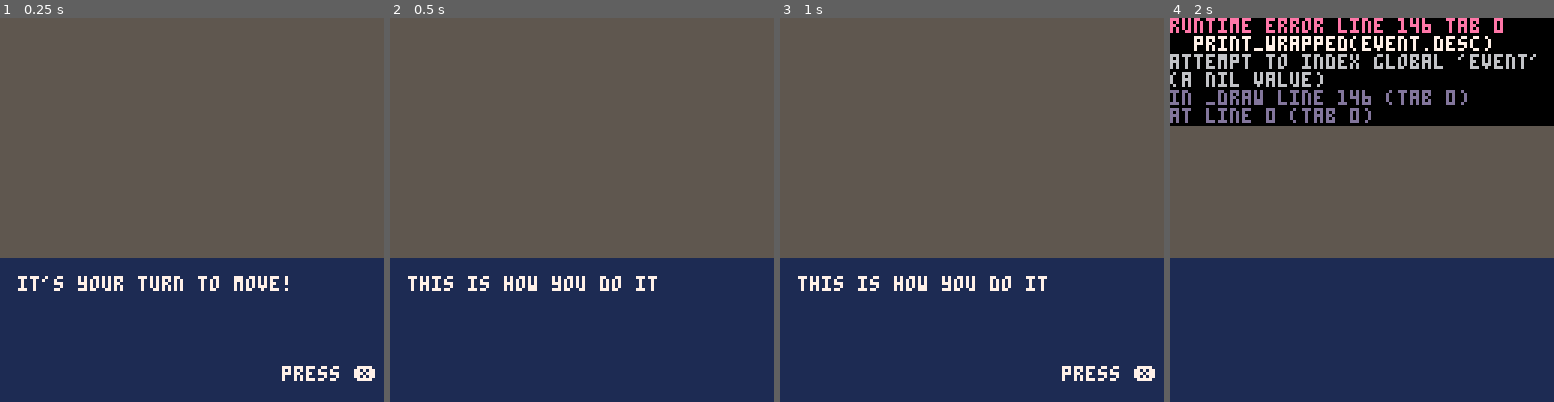
Above: before the commit, frames 1-4 (left to right).
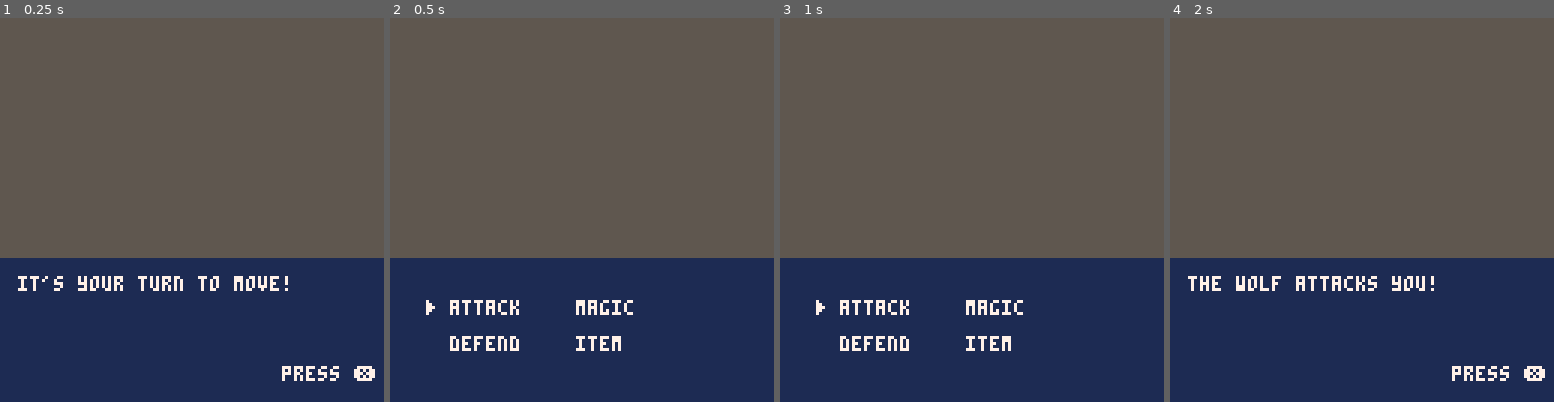
Above: after the commit, the same moments.

Repository: pixegami/wolfhunter
Game: PICO-8 cartridge moonshot.p8
Two runs of this game, one before a commit and one after it. Both use one fixed random seed, a clock stepped at 60 frames per second and the inputs below.
Inputs:
- Up to frame 1 (0.25 s): no input
- Up to frame 2 (0.5 s): tap X (X key) at 0.33 s
- Up to frame 3 (1 s): tap O (Z key) at 0.7 s
- Up to frame 4 (2 s): tap X (X key) at 1.07, 1.85 s; hold Right from 1.6 s (still down); tap O (Z key) at 1.7 s

Frame 1 is identical in both runs. In frame 2, 2.2% of the frame differs, in the area x 4-70%, y 67-87%; in frame 3, 2.7%; in frame 4, 30%, in the area x 0-100%, y 0-95%.
Error before the commit: runtime error line 146 tab 0; print_wrapped(event.desc); attempt to index global 'event' (a nil value)

Commit message:
Added events and game-state. Players take turn.

Diff:
--- a/moonshot.p8
+++ b/moonshot.p8
@@ -9,44 +9,83 @@
 narrator_index = 1
 
 menu_index = {x=1, y=1}
-
--- One of menu | info
-phase = "menu"
-
 f_count = 0
 
--- history={"red attacks blue for 10 damage and blue faints!","item2","item3"}
-example_lines = {
- "this is an example of a very long sentence. try to break this up!",
- "we should really do something about that.",
- "what did you say?"
-}
-
-function new_event(desc)
+function new_event(type, desc)
   -- Create an "event" object.
   event = {
+    type = type,
     desc = desc,
-    e = nil
+    next = nil
   }
   return event
 end
 
+-- game state
+function new_game_state()
+  local state = {
+    player = new_unit("player", 100, new_event("menu", "")),
+    enemy = new_unit("wolf", 120, new_event("story", "the wolf attacks you!")),
+    is_player_turn = true
+  }
+
+  state.current_unit = function(this)
+    if this.is_player_turn then
+      return this.player
+    else
+      return this.enemy
+    end
+  end
+
+  state.start_turn = function(this, is_player_turn)
+    this.is_player_turn = is_player_turn
+    sequence:add(this:current_unit().event)
+    sequence:add(new_event("end_turn"))
+  end
+
+  state.switch_turn = function(this)
+    this:start_turn(not this.is_player_turn)
+    sequence:next()
+  end
+
+  return state
+end
+
+-- units
+function new_unit(name, hp, event)
+  return {
+    name=name,
+    hp=hp,
+    event=event
+  }
+end
+
 -- create the event sequence object, we will use to manage our gameplay flow.
-event_sequence = {
-  current_event = new_event("it's your turn to move!")
-}
-
-event_sequence.next = function(this)
- -- move sequence cursor to the next event.
- this.current_event = this.current_event.next
-end
-
-event_sequence.add = function(this, e)
- -- move sequence cursor to the next event.
- this.current_event.next = e
-end
-
-event_sequence:add(new_event("this is how you do it"))
+function new_sequence()
+  local first_event = new_event("story", "it's your turn to move!")
+  local sequence = {
+    head = first_event,
+    tail = first_event
+  }
+
+  sequence.next = function(this)
+    -- move sequence cursor to the next event.
+    this.head = this.head.next
+  end
+
+  sequence.add = function(this, e)
+    -- add an event to the end of the sequence.
+    this.tail.next = e
+    this.tail = e
+  end
+
+  sequence.insert = function(this, e)
+    -- move sequence cursor to the next event.
+    e.next = this.head.next
+    this.head.next = e
+  end
+  return sequence
+end
 
 function print_wrapped(text)
  line_arr = split(text," ")
@@ -54,15 +93,16 @@
  line = ""
 
  for word in all(line_arr) do
-  prospect_length = (#line + #word + 1) * 4
+  word_str = tostring(word) -- case to string or it fails on numbers
+  prospect_length = (#line + #word_str + 1) * 4
   if (prospect_length >= col_width) do
    print(line)
-   line = word
+   line = word_str
   else
    if (#line == 0) do
-    line = word
+    line = word_str
    else
-    line = line.." "..word
+    line = line.." "..word_str
    end
   end
  end
@@ -126,18 +166,30 @@
  rectfill(0, narrator_box_y, 128, 128, 1)
 end
 
-
-
 -->8
 -- game loop
 
+function _init()
+  sequence = new_sequence()
+  state = new_game_state()
+
+  -- start the player's turn.
+  state:start_turn(true)
+end
+
 function _update()
 
   f_count += 1
-  event = event_sequence.current_event
-
-  if (btnp(5)) then
-    event_sequence:next()
+  event = sequence.head
+
+  -- check for end-turn.
+  if event.type == "end_turn" then
+    state:switch_turn()
+  elseif btnp(5) then
+    if event.type == "menu" then
+      sequence:insert(new_event("story", "you attacked the wolf"))
+    end
+    sequence:next()
   end
 end
 
@@ -146,15 +198,12 @@
   draw_narrator_box()
 
   -- Show the current event.
-  print_wrapped(event.desc)
-  draw_caret()
-
-  -- if (phase == "menu") then
-  --     draw_menu()
-  --   else
-  --     print_wrapped(example_lines[narrator_index])
-  --     draw_caret()
-  -- end
+  if (event.type == "menu") then
+    draw_menu()
+  else
+    print_wrapped(event.desc)
+    draw_caret()
+  end
 end
 
 __gfx__
